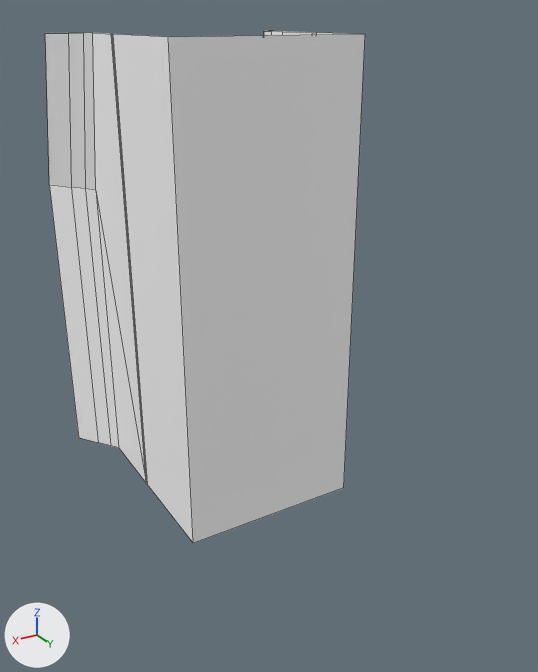
Renders of the FBX model Assets/Art/Meshs/1-Enviros/Kit/Tuto/SM_WallB_Tuto_2.fbx from each side of a commit.
Rendered twice from a 50 mm camera at (55.0, 96.2, 19.9) aimed at (13.7, 27.3, -14.6). Lighting does not change. The marker at lower left points along +X, +Y and +Z. The first picture is the older version. Mesh edges are drawn as thin lines. Where no turn or scale is listed for an object, it has been applied to the vertices.

Names of what the first picture shows: 'SM_WallB_Tuto_2'.
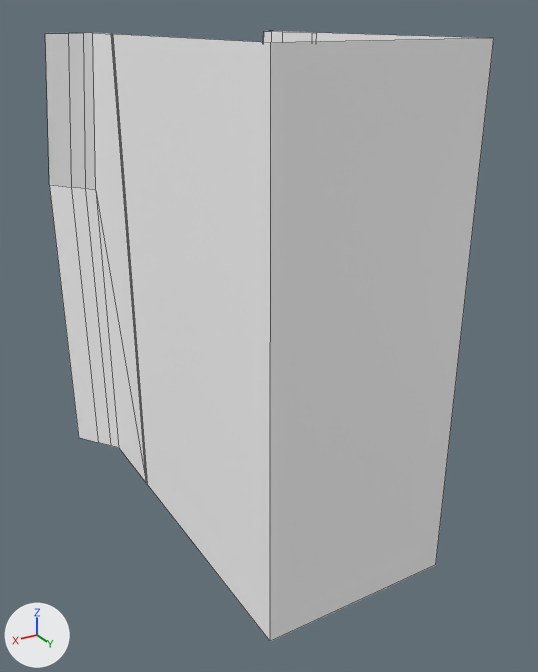
What changed in the scene script:
```text
Change me_mesh:
    used by ob_sm_wallb_tuto_2; location = (0.0, 0.0, 0.0)
    before: 0 (4.1, 30.4, -37.3) at pixel (343, 487), 1 (4.1, 30.4, 18.1) at pixel (365, 34), 2 (25.9, 30.4, -37.3) at pixel (193, 543), 3 (25.9, 30.4, 18.1) at pixel (168, 37)
    remove me_mesh.from_pydata(...)  # 51 vertices, 34 faces; spans x 0.0..30.0, y 0.0..30.4, z -37.3..18.1
    add me_mesh.from_pydata(...)  # 51 vertices, 34 faces; spans x 0.0..30.0, y 0.0..48.0, z -37.3..18.1
    me_mesh part 1
    add for i in [*range(0, 4)]: me_mesh.vertices[i].co += Vector((0.0, 17.6, 0.0))
```

Where the change shows, as pixel boxes [x1, y1, x2, y2] in the pictures (538 x 672 px; the box of a moved part takes in the faces that stretch with it):
'SM_WallB_Tuto_2', reshaped (40% wider, 19% taller): before [45, 31, 365, 543]; after [45, 31, 494, 641]
part 1 of me_mesh, moved or reshaped: before [164, 32, 365, 543]; after [164, 32, 494, 641]
